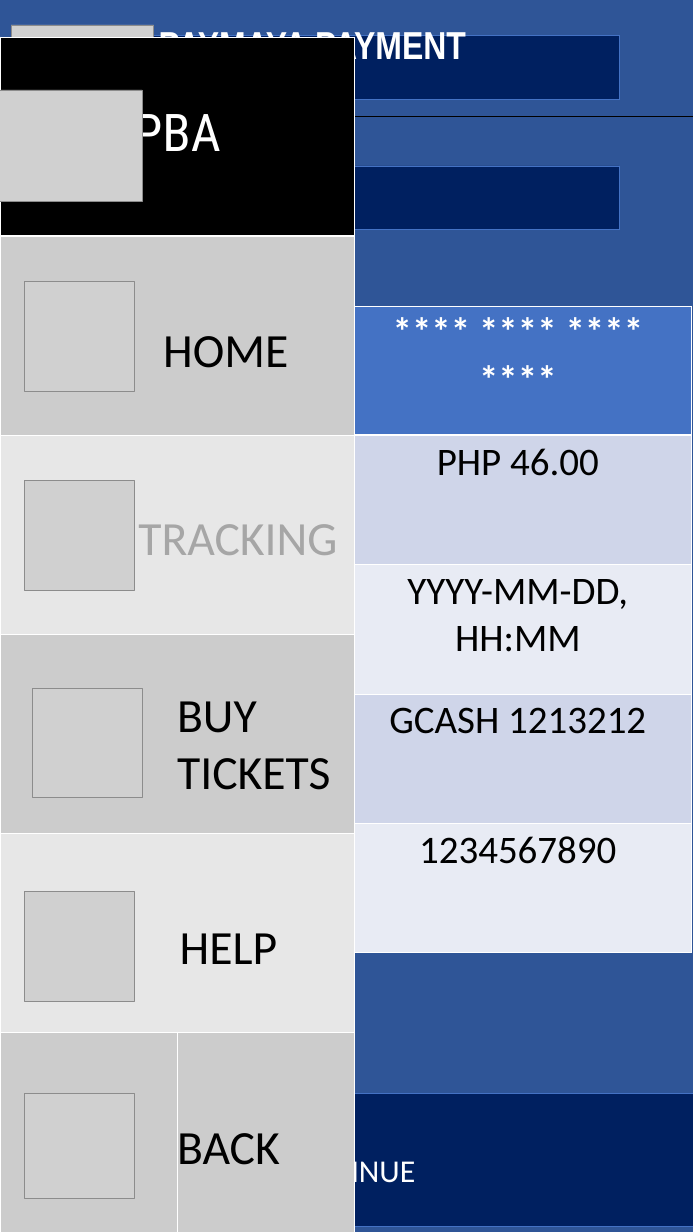
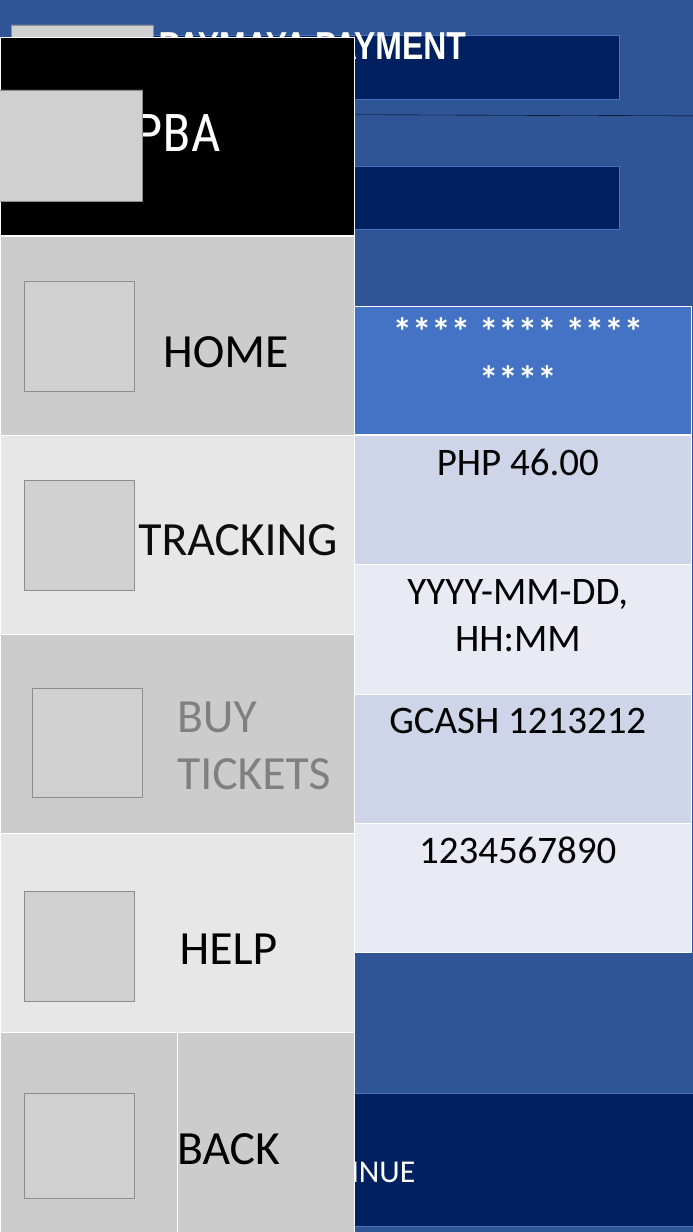
Before and after one commit to alpineda1/userdesMI182-A1-imbuada-alpineda1, a slide deck: slide 29 of Documents/semi - mockup.pptx (slide 28 before the commit). Drawn at 693x1232 pixels with LibreOffice and Linux fonts; fonts in the diff are those of the drawing; grey boxes stand for pictures. Boxes give left, top, right and bottom in pixels: in the first picture for what was removed or moved away, otherwise in the second. Text is boxed around its words. In the diff, an @@ line names an element or a change of style, - is before the commit and + after.

```diff
--- a/Documents/semi - mockup.pptx
+++ b/Documents/semi - mockup.pptx
@@ line moved from (0, 116) - (693, 116) to (0, 113) - (693, 116) @@
@@ text "TRACKING" at [138,524,337,556]: text colour #A6A6A6 to #0D0D0D @@
@@ text "BUY" at [177,701,330,789]: text colour #000000 to #808080 @@
```
Also in this commit, not shown: 25 other slides changed, 1 slide added.
